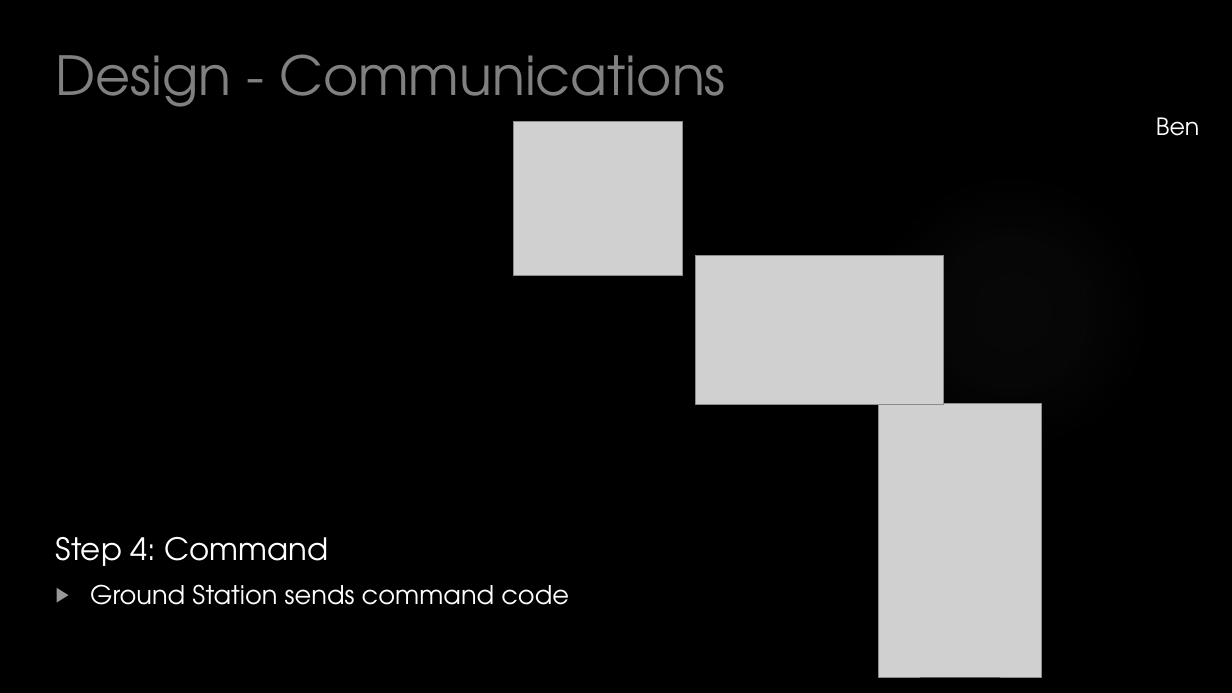
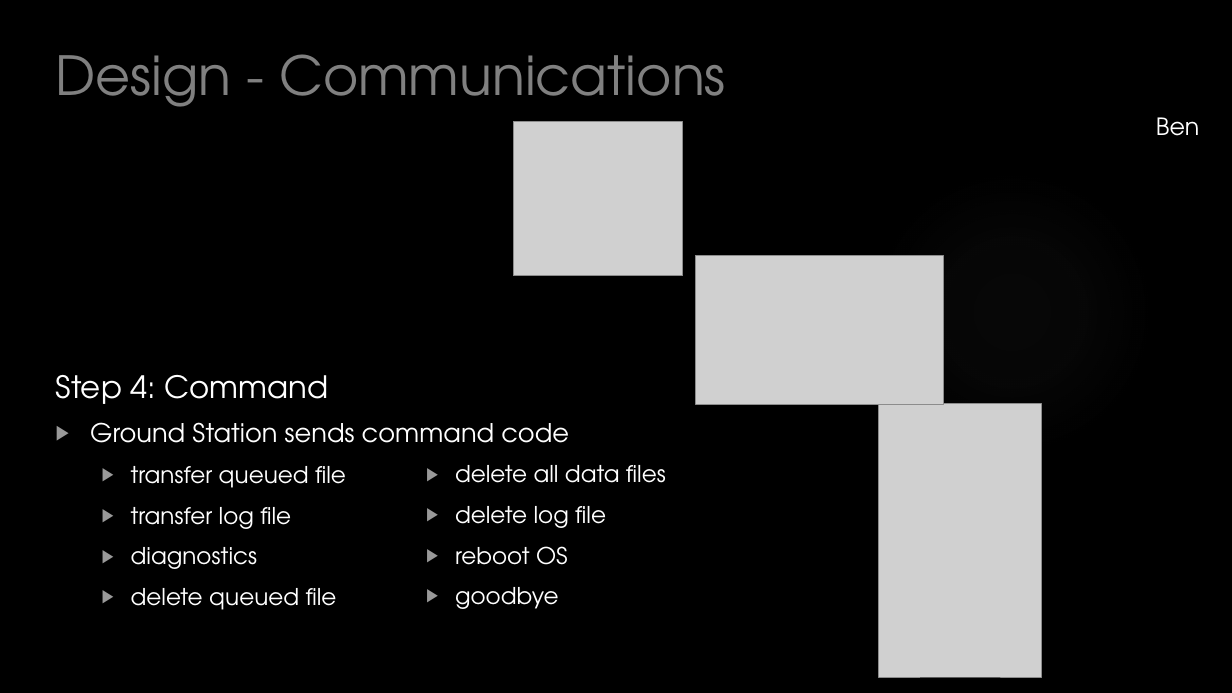
Before and after one commit to HASP-UMN/CubeSat, a slide deck: slide 22 of Presentations/CDR_Presentation.pptx. Drawn at 1232x693 pixels with LibreOffice and Linux fonts; fonts in the diff are those of the drawing; grey boxes stand for pictures; background and template pictures are left out. Boxes give left, top, right and bottom in pixels: in the first picture for what was removed or moved away, otherwise in the second. Text is boxed around its words. In the diff, an @@ line names an element or a change of style, - is before the commit and + after.

Commit message:
Commands

```diff
--- a/Presentations/CDR_Presentation.pptx
+++ b/Presentations/CDR_Presentation.pptx
@@ text "Step 4: Command" moved from (x1=56, y1=537, x2=569, y2=605) to (x1=56, y1=375, x2=569, y2=610) @@
@@ text at (x1=131, y1=466, x2=346, y2=610): paragraphs added @@
+  ▶ transfer queued file
+  ▶ transfer log file
+  ▶ diagnostics
+  ▶ delete queued file
@@ text added at (x1=455, y1=465, x2=666, y2=609), 18 pt, text #FFFFFF @@
+  ▶ delete all data files
+  ▶ delete log file
+  ▶ reboot OS
+  ▶ goodbye
```
